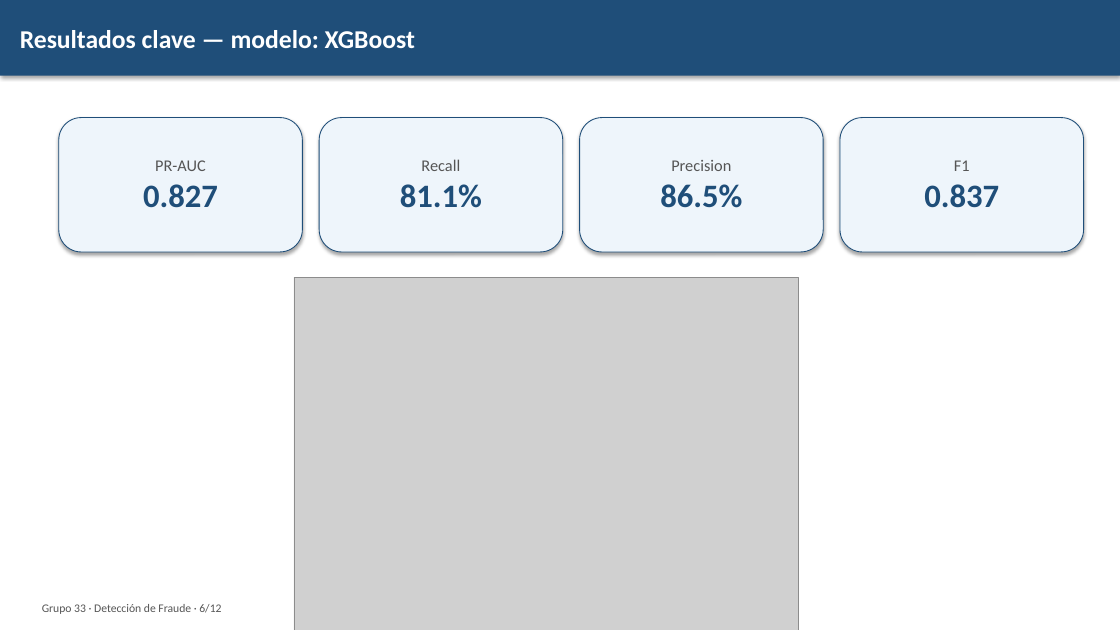
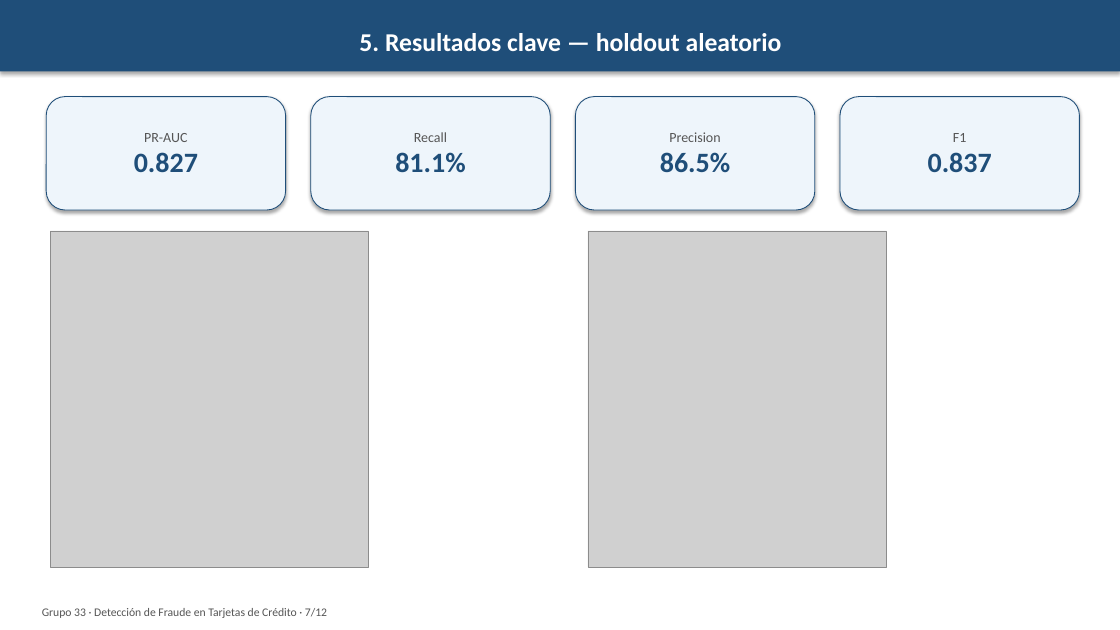
Before and after one commit to SolKidonakis/TP_Final_DataScience, a slide deck: slide 7 of reports/Presentacion_Final_Grupo33.pptx (slide 6 before the commit). Drawn at 1120x630 pixels with LibreOffice and Linux fonts; fonts in the diff are those of the drawing; grey boxes stand for pictures. Boxes give left, top, right and bottom in pixels: in the first picture for what was removed or moved away, otherwise in the second. Text is boxed around its words. In the diff, an @@ line names an element or a change of style, - is before the commit and + after.

```diff
--- a/reports/Presentacion_Final_Grupo33.pptx
+++ b/reports/Presentacion_Final_Grupo33.pptx
@@ rectangle "5. Resultados clave — holdout ...": place and size @@
-rectangle "5. Resultados clave — holdout ..." at <box>0,0,1120,76</box>
+rectangle "5. Resultados clave — holdout ..." at <box>0,0,1120,71</box>
@@ text in rectangle at <box>359,33,782,51</box>: text changed @@
-Resultados clave — modelo: XGBoost
+5. Resultados clave — holdout aleatorio
@@ rounded rectangle "PR-AUC": place and size @@
-rounded rectangle "PR-AUC" at <box>59,118,302,252</box>
+rounded rectangle "PR-AUC" at <box>46,97,286,210</box>
@@ rounded rectangle "PR-AUC" at <box>46,97,286,210</box>: size 14 to 12 pt in "PR-AUC"; size 28 to 24 pt in "0.827" @@
@@ rounded rectangle "Recall": place and size @@
-rounded rectangle "Recall" at <box>319,118,563,252</box>
+rounded rectangle "Recall" at <box>311,97,550,210</box>
@@ rounded rectangle "Recall" at <box>311,97,550,210</box>: size 14 to 12 pt in "Recall"; size 28 to 24 pt in "81.1%" @@
@@ rounded rectangle "Precision": place and size @@
-rounded rectangle "Precision" at <box>580,118,823,252</box>
+rounded rectangle "Precision" at <box>576,97,815,210</box>
@@ rounded rectangle "Precision" at <box>576,97,815,210</box>: size 14 to 12 pt in "Precision"; size 28 to 24 pt in "86.5%" @@
@@ rounded rectangle "F1": place and size @@
-rounded rectangle "F1" at <box>840,118,1084,252</box>
+rounded rectangle "F1" at <box>840,97,1080,210</box>
@@ rounded rectangle "F1" at <box>840,97,1080,210</box>: size 14 to 12 pt in "F1"; size 28 to 24 pt in "0.837" @@
@@ picture added at <box>50,231,368,567</box> @@
@@ picture added at <box>588,231,886,567</box> @@
@@ picture removed at <box>294,277,798,630</box> @@
@@ text at <box>42,608,327,618</box>: text changed @@
-Grupo 33 · Detección de Fraude · 6/12
+Grupo 33 · Detección de Fraude en Tarjetas de Crédito · 7/12
```
Also in this commit, not shown: 8 other slides changed, 3 slides added, 3 slides removed, 17 other files.
